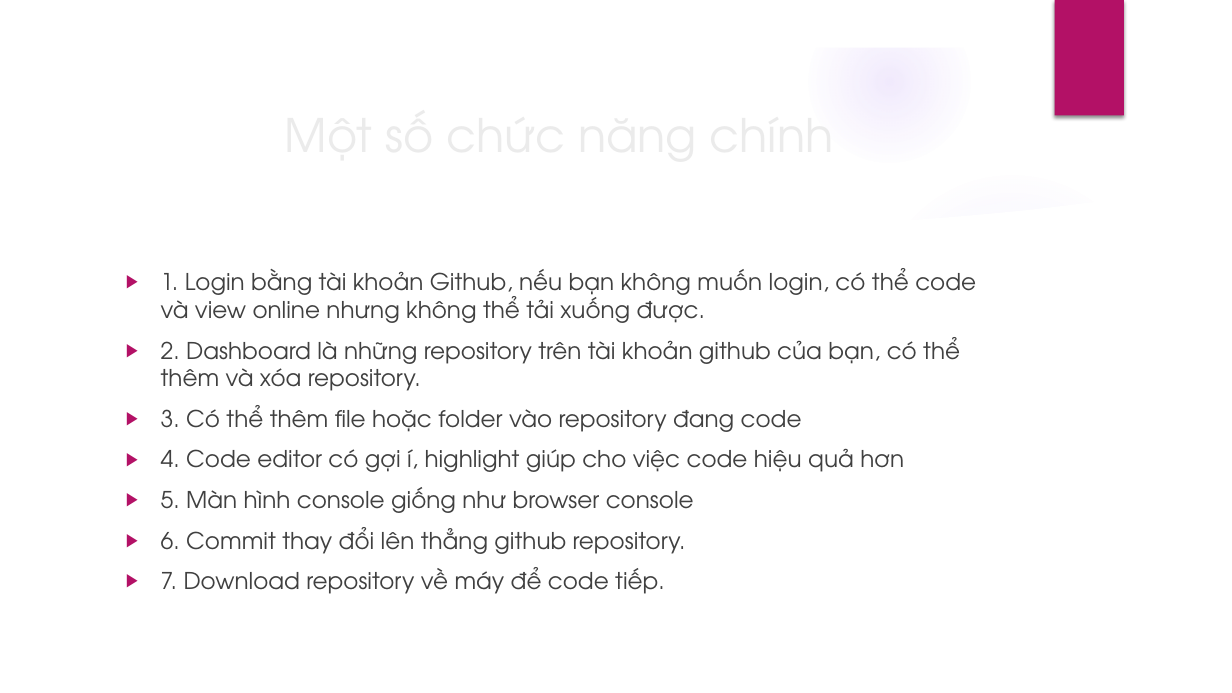
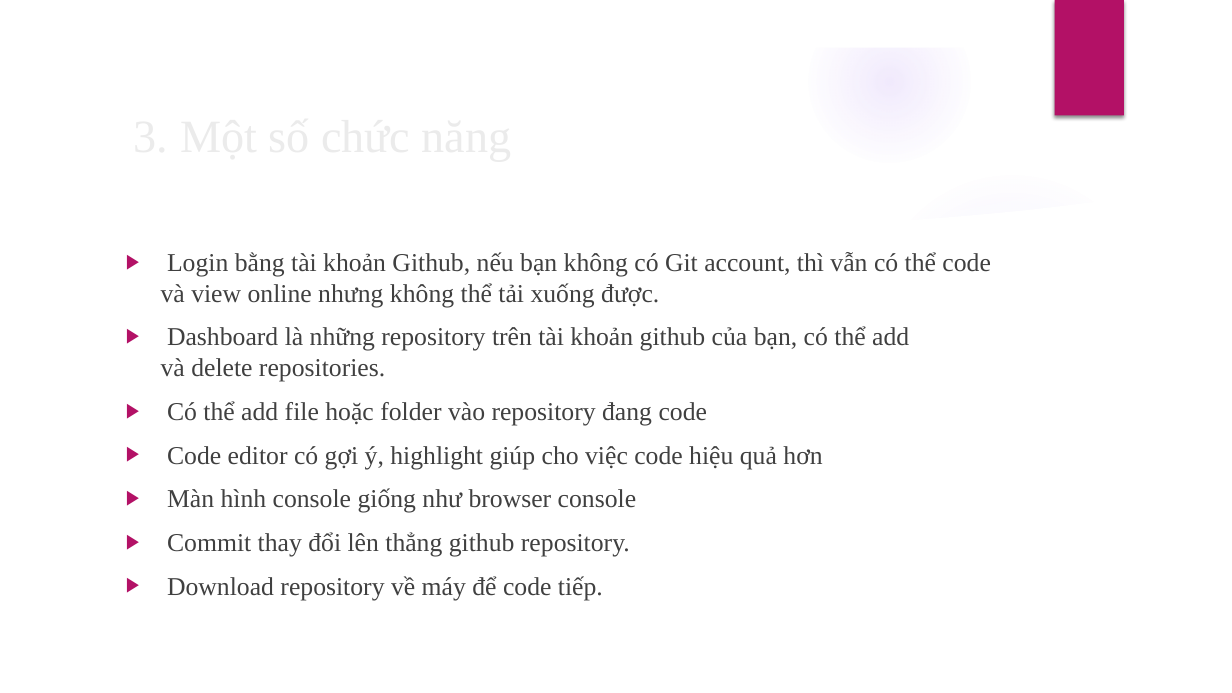
Before and after one commit to ThiinhUET/WDP-project, a slide deck: slide 6 of docs/WDP_Presentation.pptx. Drawn at 1232x693 pixels with LibreOffice and Linux fonts; fonts in the diff are those of the drawing; background and template pictures are left out. Boxes give left, top, right and bottom in pixels: in the first picture for what was removed or moved away, otherwise in the second. Text is boxed around its words. In the diff, an @@ line names an element or a change of style, - is before the commit and + after.

Commit message:
final slide

```diff
--- a/docs/WDP_Presentation.pptx
+++ b/docs/WDP_Presentation.pptx
@@ title at (125,98,1003,169): text changed; font TeX Gyre Adventor to Times New Roman @@
-Một số chức năng chính
+3. Một số chức năng
@@ text at (161,252,990,600): text changed; size 18 to 20 pt; font TeX Gyre Adventor to Times New Roman @@
-▶ 1. Login bằng tài khoản Github, nếu bạn không muốn login, có thể code và view online nhưng không thể tải xuống được.
-▶ 2. Dashboard là những repository trên tài khoản github của bạn, có thể thêm và xóa repository.
-▶ 3. Có thể thêm file hoặc folder vào repository đang code
-▶ 4. Code editor có gợi í, highlight giúp cho việc code hiệu quả hơn
-▶ 5. Màn hình console giống như browser console
-▶ 6. Commit thay đổi lên thẳng github repository.
-▶ 7. Download repository về máy để code tiếp.
+▶ Login bằng tài khoản Github, nếu bạn không có Git account, thì vẫn có thể code và view online nhưng không thể tải xuống được.
+▶ Dashboard là những repository trên tài khoản github của bạn, có thể add và delete repositories.
+▶ Có thể add file hoặc folder vào repository đang code
+▶ Code editor có gợi ý, highlight giúp cho việc code hiệu quả hơn
+▶ Màn hình console giống như browser console
+▶ Commit thay đổi lên thẳng github repository.
+▶ Download repository về máy để code tiếp.
```
Also in this commit, not shown: 5 other slides changed, 1 slide added, 1 slide removed, 1 other file.
